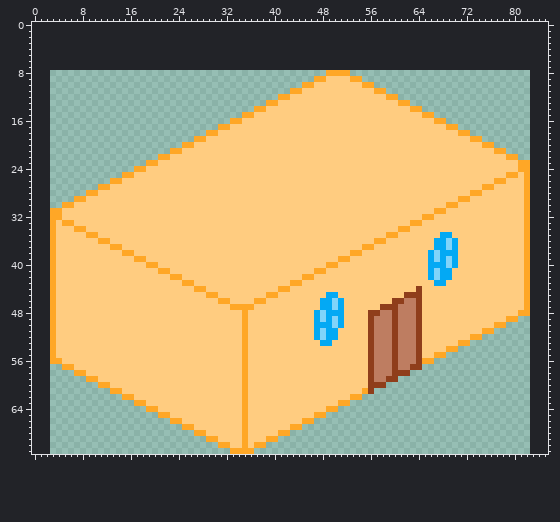
Pixel-art file -- res/img/house1.aseprite. The picture above was drawn from the file before the commit.
80x64 pixels, 1 frame. The old version is drawn lined up with the new one, on the new canvas.
New version:
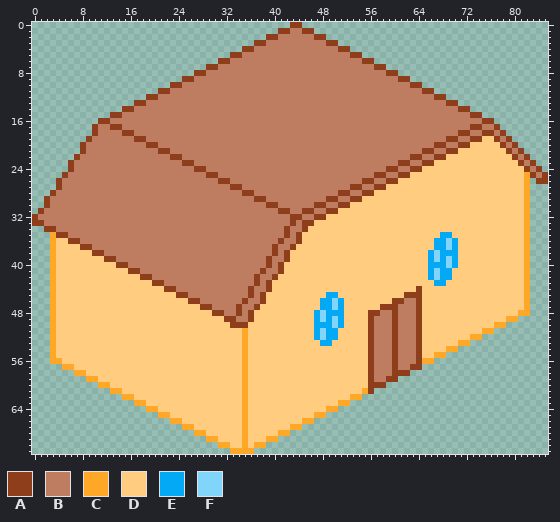
Palette (. is transparent): A #8f3e1b  B #be7d61  C #ffa726  D #ffcc80  E #03a9f4  F #81d4fa
What changed:
canvas 80x64 -> 86x72, the old top-left corner now at 3,8
Changed rows in their new state; - is an unchanged pixel.
first column x 0:
 0 -------------------------------------------AA-----------------------------------------
 1 -----------------------------------------AABBAA---------------------------------------
 2 ---------------------------------------AABBBBBBAA-------------------------------------
 3 -------------------------------------AABBBBBBBBBBAA-----------------------------------
 4 -----------------------------------AABBBBBBBBBBBBBBAA---------------------------------
 5 ---------------------------------AABBBBBBBBBBBBBBBBBBAA-------------------------------
 6 -------------------------------AABBBBBBBBBBBBBBBBBBBBBBAA-----------------------------
 7 -----------------------------AABBBBBBBBBBBBBBBBBBBBBBBBBBAA---------------------------
 8 ---------------------------AABBBBBBBBBBBBBBBBBBBBBBBBBBBBBBAA-------------------------
 9 -------------------------AABBBBBBBBBBBBBBBBBBBBBBBBBBBBBBBBBBAA-----------------------
10 -----------------------AABBBBBBBBBBBBBBBBBBBBBBBBBBBBBBBBBBBBBBAA---------------------
11 ---------------------AABBBBBBBBBBBBBBBBBBBBBBBBBBBBBBBBBBBBBBBBBBAA-------------------
12 -------------------AABBBBBBBBBBBBBBBBBBBBBBBBBBBBBBBBBBBBBBBBBBBBBBAA-----------------
13 -----------------AABBBBBBBBBBBBBBBBBBBBBBBBBBBBBBBBBBBBBBBBBBBBBBBBBBAA---------------
14 ---------------AABBBBBBBBBBBBBBBBBBBBBBBBBBBBBBBBBBBBBBBBBBBBBBBBBBBBBBAA-------------
15 -------------AABBBBBBBBBBBBBBBBBBBBBBBBBBBBBBBBBBBBBBBBBBBBBBBBBBBBBBBBBBAA-----------
16 -----------AABBBBBBBBBBBBBBBBBBBBBBBBBBBBBBBBBBBBBBBBBBBBBBBBBBBBBBBBBBBBBBAA---------
17 ----------ABBAABBBBBBBBBBBBBBBBBBBBBBBBBBBBBBBBBBBBBBBBBBBBBBBBBBBBBBBBBBAABBA--------
18 ----------ABBBBAABBBBBBBBBBBBBBBBBBBBBBBBBBBBBBBBBBBBBBBBBBBBBBBBBBBBBBAABBAABA-------
19 ---------ABBBBBBBAABBBBBBBBBBBBBBBBBBBBBBBBBBBBBBBBBBBBBBBBBBBBBBBBBBAABBAADDABA------
20 --------ABBBBBBBBBBAABBBBBBBBBBBBBBBBBBBBBBBBBBBBBBBBBBBBBBBBBBBBBBAABBAA--DDDABA-----
21 --------ABBBBBBBBBBBBAABBBBBBBBBBBBBBBBBBBBBBBBBBBBBBBBBBBBBBBBBBAABBAA------DDABA----
22 -------ABBBBBBBBBBBBBBBAABBBBBBBBBBBBBBBBBBBBBBBBBBBBBBBBBBBBBBAABBAA----------DABA---
23 ------ABBBBBBBBBBBBBBBBBBAABBBBBBBBBBBBBBBBBBBBBBBBBBBBBBBBBBAABBAA--------------ABA--
24 ------ABBBBBBBBBBBBBBBBBBBBAABBBBBBBBBBBBBBBBBBBBBBBBBBBBBBAABBAA----------------DABA-
25 -----ABBBBBBBBBBBBBBBBBBBBBBBAABBBBBBBBBBBBBBBBBBBBBBBBBBAABBAA----------------DD--ABA
26 ----ABBBBBBBBBBBBBBBBBBBBBBBBBBAABBBBBBBBBBBBBBBBBBBBBBAABBAA----------------DD-----AA
27 ----ABBBBBBBBBBBBBBBBBBBBBBBBBBBBAABBBBBBBBBBBBBBBBBBAABBAA----------------DD---------
28 ---ABBBBBBBBBBBBBBBBBBBBBBBBBBBBBBBAABBBBBBBBBBBBBBAABBAA----------------DD-----------
29 --ABBBBBBBBBBBBBBBBBBBBBBBBBBBBBBBBBBAABBBBBBBBBBAABBAA----------------DD-------------
30 --ABBBBBBBBBBBBBBBBBBBBBBBBBBBBBBBBBBBBAABBBBBBAABBAA----------------DD---------------
31 -ABBBBBBBBBBBBBBBBBBBBBBBBBBBBBBBBBBBBBBBAABBAABBAA----------------DD-----------------
32 ABBBBBBBBBBBBBBBBBBBBBBBBBBBBBBBBBBBBBBBBBBAABBAA----------------DD-------------------
33 AABBBBBBBBBBBBBBBBBBBBBBBBBBBBBBBBBBBBBBBBBABAA----------------DD---------------------
34 --AABBBBBBBBBBBBBBBBBBBBBBBBBBBBBBBBBBBBBBABBA---------------DD-----------------------
35 ----AABBBBBBBBBBBBBBBBBBBBBBBBBBBBBBBBBBBBABA--------------DD-------------------------
36 ------AABBBBBBBBBBBBBBBBBBBBBBBBBBBBBBBBBABBA------------DD---------------------------
37 --------AABBBBBBBBBBBBBBBBBBBBBBBBBBBBBBABBA-----------DD-----------------------------
38 ----------AABBBBBBBBBBBBBBBBBBBBBBBBBBBBABA----------DD-------------------------------
39 ------------AABBBBBBBBBBBBBBBBBBBBBBBBBABBA--------DD---------------------------------
40 --------------AABBBBBBBBBBBBBBBBBBBBBBBABA-------DD-----------------------------------
41 ----------------AABBBBBBBBBBBBBBBBBBBBABBA-----DD-------------------------------------
42 ------------------AABBBBBBBBBBBBBBBBBABBA----DD---------------------------------------
43 --------------------AABBBBBBBBBBBBBBBABA---DD-----------------------------------------
44 ----------------------AABBBBBBBBBBBBABBA-DD-------------------------------------------
45 ------------------------AABBBBBBBBBBABADD---------------------------------------------
46 --------------------------AABBBBBBBABBA-----------------------------------------------
47 ----------------------------AABBBBABBA------------------------------------------------
48 ------------------------------AABBABA-------------------------------------------------
49 --------------------------------AABBA-------------------------------------------------
50 ---------------------------------AAA--------------------------------------------------
Pixel boxes of the changes (left, top, right, bottom) in both pictures:
changed: (32, 22, 548, 328)
